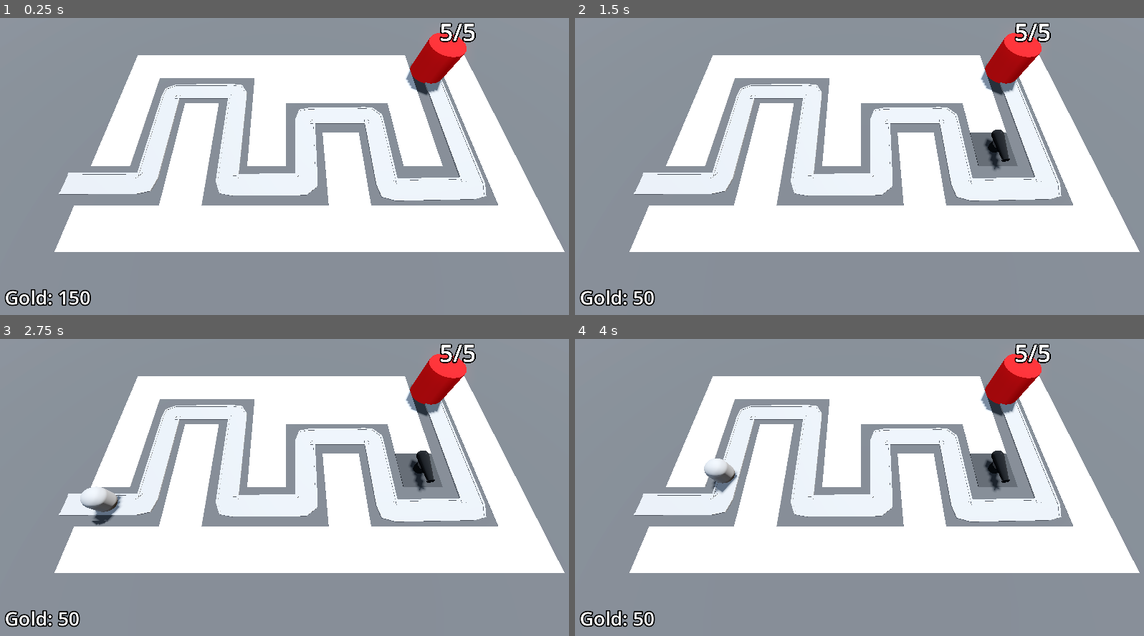
Above: before the commit, frames 1-4 (two rows, left to right).
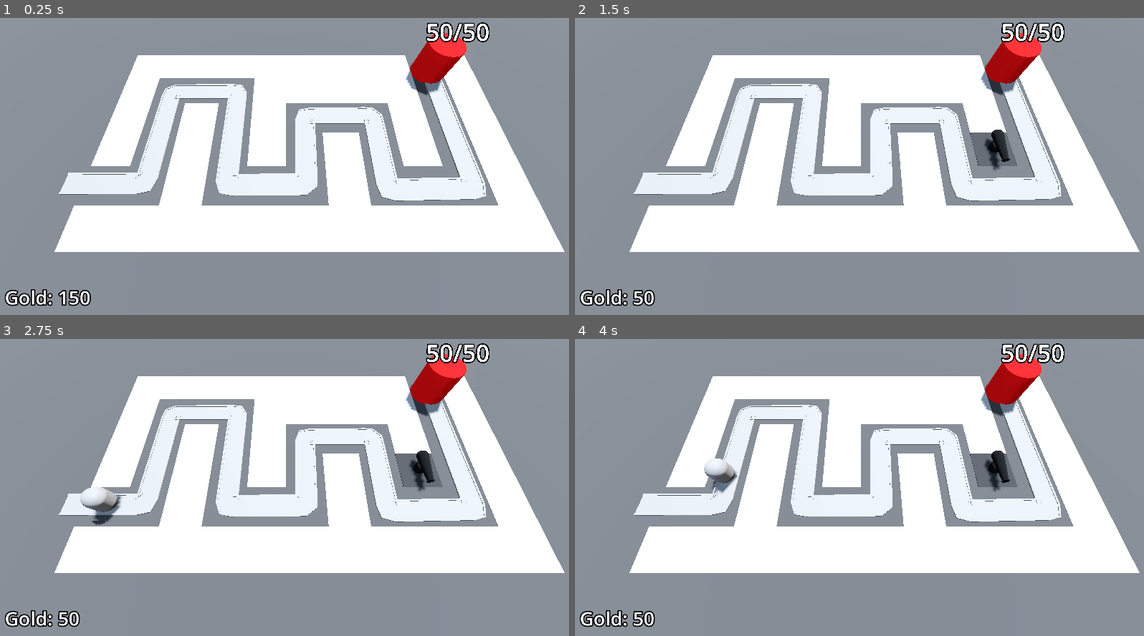
Above: after the commit, the same moments.

Repository: Ghosty-CodeX/Barbarian_Blaster
Game: Godot game, scene res://Scenes/Levels/BaseLevel.tscn
Same seed, same stepped clock (60 frames per second), same inputs: the game is played once before the commit and once after it.
Inputs (mouse positions are in pixels of both pictures, inside the frame that each line leads up to):
- Up to frame 1 (0.25 s): no input
- Up to frame 2 (1.5 s): tap Enter at 0.5 s; move the mouse to (984, 136) at 0.52 s; press the mouse at (984, 136) at 0.53 s; tap Space at 1.25 s; move the mouse to (745, 169) at 1.27 s; release the mouse at (745, 169) at 1.28 s; click (745, 169) at 1.35 s
- Up to frame 3 (2.75 s): tap Enter at 2 s; move the mouse to (341, 404) at 2.02 s; press the mouse at (341, 404) at 2.03 s
- Up to frame 4 (4 s): move the mouse to (831, 540) at 2.77 s; release the mouse at (831, 540) at 2.78 s; click (831, 540) at 2.85 s; move the mouse to (1035, 523) at 3.52 s; press the mouse at (1035, 523) at 3.53 s

The runs differ from the first frame. In frame 1, 0.3% of the frame differs, in the area x 74-87%, y 1-9%; in frame 2, 0.3%; in frame 3, 0.3%; in frame 4, 0.3%.

Commit message:
Enemy Health scaling

Diff:
--- a/Scenes/Base/Scripts/base.gd
+++ b/Scenes/Base/Scripts/base.gd
@@ -4,7 +4,6 @@
 var current_health: int:
 	set(health_in):
 		current_health = health_in
-		print("Health was changed")
 		label_3d.text = str(current_health) + "/" + str(max_health)
 		var red: Color = Color.RED
 		var white: Color = Color.WHITE
@@ -19,7 +18,6 @@
 
 
 func take_damage() -> void:
-	print("Base damaged")
 	current_health -= 1
 
 
--- a/Scenes/DifficultyManager/difficulty_manager.gd
+++ b/Scenes/DifficultyManager/difficulty_manager.gd
@@ -1,7 +1,11 @@
 extends Node
+
+signal stop_spawning_enemies
 
 @export var game_length := 30.0
 @export var spawn_time_curve: Curve
+@export var enemey_health_curve: Curve
+
 @onready var timer: Timer = $Timer
 
 
@@ -12,10 +16,17 @@
 
 # Called every frame. 'delta' is the elapsed time since the previous frame.
 func _process(delta: float) -> void:
-	print(get_spawn_time())
+	pass
 
 func game_progress_ratio() -> float:
 	return 1.0 - (timer.time_left / game_length)
 
 func get_spawn_time() -> float:
 	return spawn_time_curve.sample(game_progress_ratio())
+
+func get_enemy_health() -> float:
+	return enemey_health_curve.sample(game_progress_ratio())
+
+
+func _on_timer_timeout() -> void:
+	stop_spawning_enemies.emit()
--- a/Scenes/DifficultyManager/difficulty_manager.tscn
+++ b/Scenes/DifficultyManager/difficulty_manager.tscn
@@ -13,3 +13,5 @@
 
 [node name="Timer" type="Timer" parent="."]
 one_shot = true
+
+[connection signal="timeout" from="Timer" to="." method="_on_timer_timeout"]
--- a/Scenes/Enemy/Script/enemy.gd
+++ b/Scenes/Enemy/Script/enemy.gd
@@ -27,3 +27,4 @@
 	if progress_ratio == 1.0:
 		base.take_damage()
 		set_process(false)
+		queue_free()
--- a/Scenes/Levels/BaseLevel.tscn
+++ b/Scenes/Levels/BaseLevel.tscn
@@ -37,6 +37,11 @@
 font_size = 64
 outline_size = 16
 outline_color = Color(0, 0, 0, 1)
+
+[sub_resource type="Curve" id="Curve_0mns8"]
+_limits = [0.99, 150.0, 0.0, 1.0]
+_data = [Vector2(0, 10), -1.4901e+07, 140.0, 1, 1, Vector2(1, 150), 140.0, -1.4901e+07, 1, 1]
+point_count = 2
 
 [node name="BaseLevel" type="Node3D"]
 
@@ -119,6 +124,7 @@
 
 [node name="Base" parent="." instance=ExtResource("3_1rdqr")]
 transform = Transform3D(1, 0, 0, 0, 1, 0, 0, 0, 1, 18, 0, -9)
+max_health = 50
 
 [node name="TurretManager" type="Node3D" parent="." node_paths=PackedStringArray("enemy_path")]
 script = ExtResource("5_0yhfe")
@@ -146,5 +152,7 @@
 label_settings = SubResource("LabelSettings_ln6xy")
 
 [node name="DifficultyManager" parent="." instance=ExtResource("9_0mns8")]
+enemey_health_curve = SubResource("Curve_0mns8")
 
 [connection signal="timeout" from="EnemyPath/Timer" to="EnemyPath" method="spawn_enemy"]
+[connection signal="stop_spawning_enemies" from="DifficultyManager" to="EnemyPath" method="_on_difficulty_manager_stop_spawning_enemies"]
--- a/Scripts/enemy_path.gd
+++ b/Scripts/enemy_path.gd
@@ -7,5 +7,10 @@
 
 func spawn_enemy() -> void:
 	var new_enemy = enemy_scene.instantiate()
+	new_enemy.max_health = difficulty_manager.get_enemy_health()
 	add_child(new_enemy)
 	timer.wait_time = difficulty_manager.get_spawn_time()
+
+
+func _on_difficulty_manager_stop_spawning_enemies() -> void:
+	timer.stop()
Not shown: 1 places in Scenes/Levels/BaseLevel.tscn that only renumber resources
